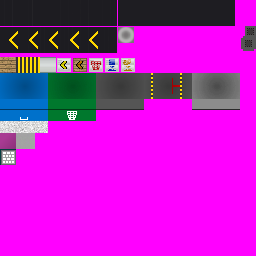
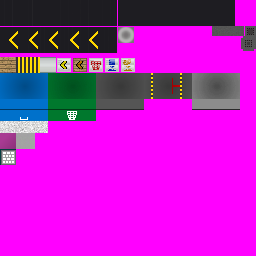
Layered file, before and after one edit (256 x 256). Changes by layer:
painted on "Pasted Layer" over [212,26,255,50]
